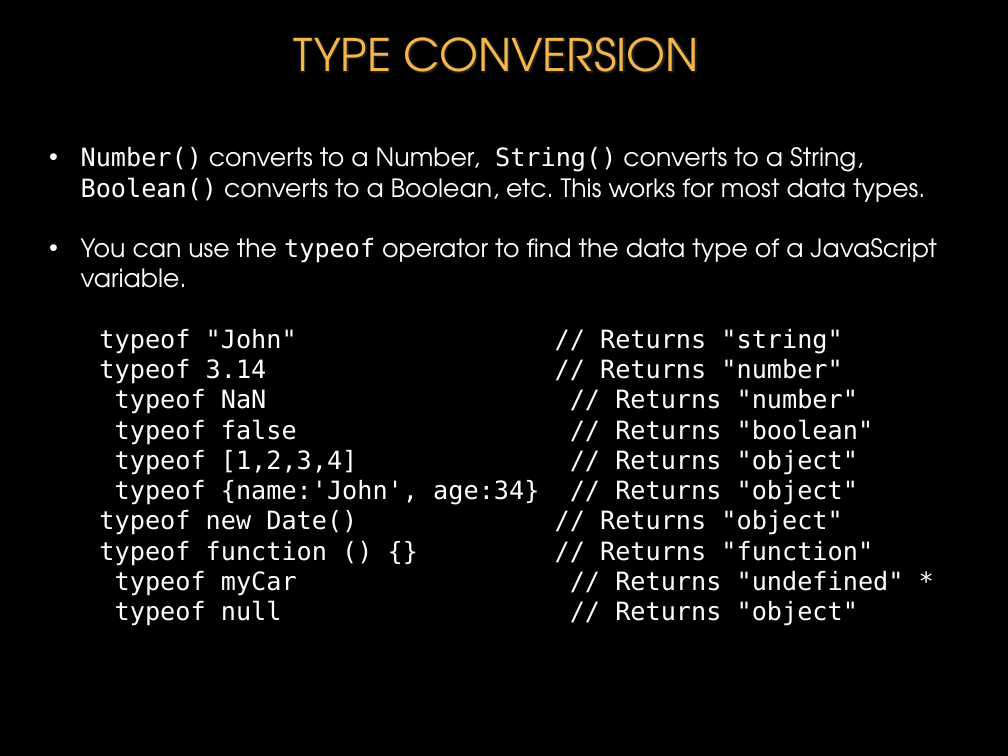
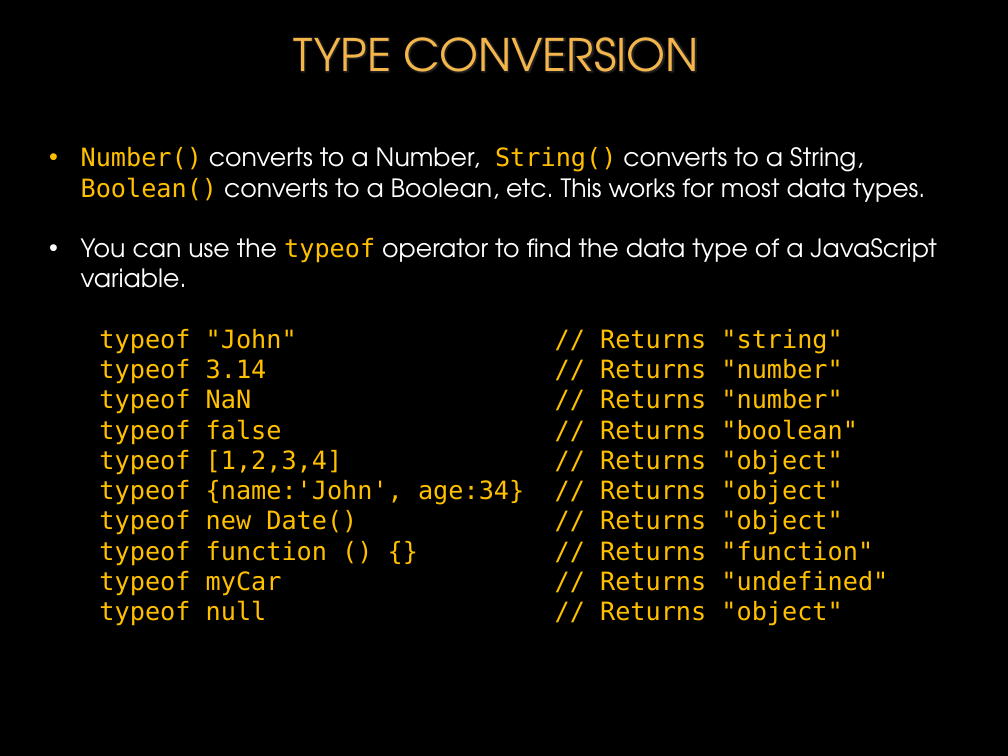
Before and after one commit to donfreiday/cpsc330-js, a slide deck: slide 62 of Javascript.pptx. Drawn at 1008x756 pixels with LibreOffice and Linux fonts; fonts in the diff are those of the drawing; background and template pictures are left out. Boxes give left, top, right and bottom in pixels: in the first picture for what was removed or moved away, otherwise in the second. Text is boxed around its words. In the diff, an @@ line names an element or a change of style, - is before the commit and + after.

```diff
--- a/Javascript.pptx
+++ b/Javascript.pptx
@@ text at <box>81,147,936,288</box>: text colour #FFFFFF to #FFC000 in "Number() String() Boolean()", "typeof" @@
@@ text at <box>99,329,842,626</box>: text changed; text colour #FFFFFF to #FFC000 @@
-  typeof "John" // Returns "string"
-  typeof 3.14 // Returns "number"
-  typeof NaN // Returns "number"
-  typeof false // Returns "boolean"
-  typeof [1,2,3,4] // Returns "object"
-  typeof {name:'John', age:34} // Returns "object"
-  typeof new Date() // Returns "object"
-  typeof function () {} // Returns "function"
-  typeof myCar // Returns "undefined" *
-  typeof null // Returns "object"
+  typeof "John" // Returns "string"
+  typeof 3.14 // Returns "number"
+  typeof NaN // Returns "number"
+  typeof false // Returns "boolean"
+  typeof [1,2,3,4] // Returns "object"
+  typeof {name:'John', age:34} // Returns "object"
+  typeof new Date() // Returns "object"
+  typeof function () {} // Returns "function"
+  typeof myCar // Returns "undefined"
+  typeof null // Returns "object"
```
Also in this commit, not shown: 17 other slides changed, 1 other file.
